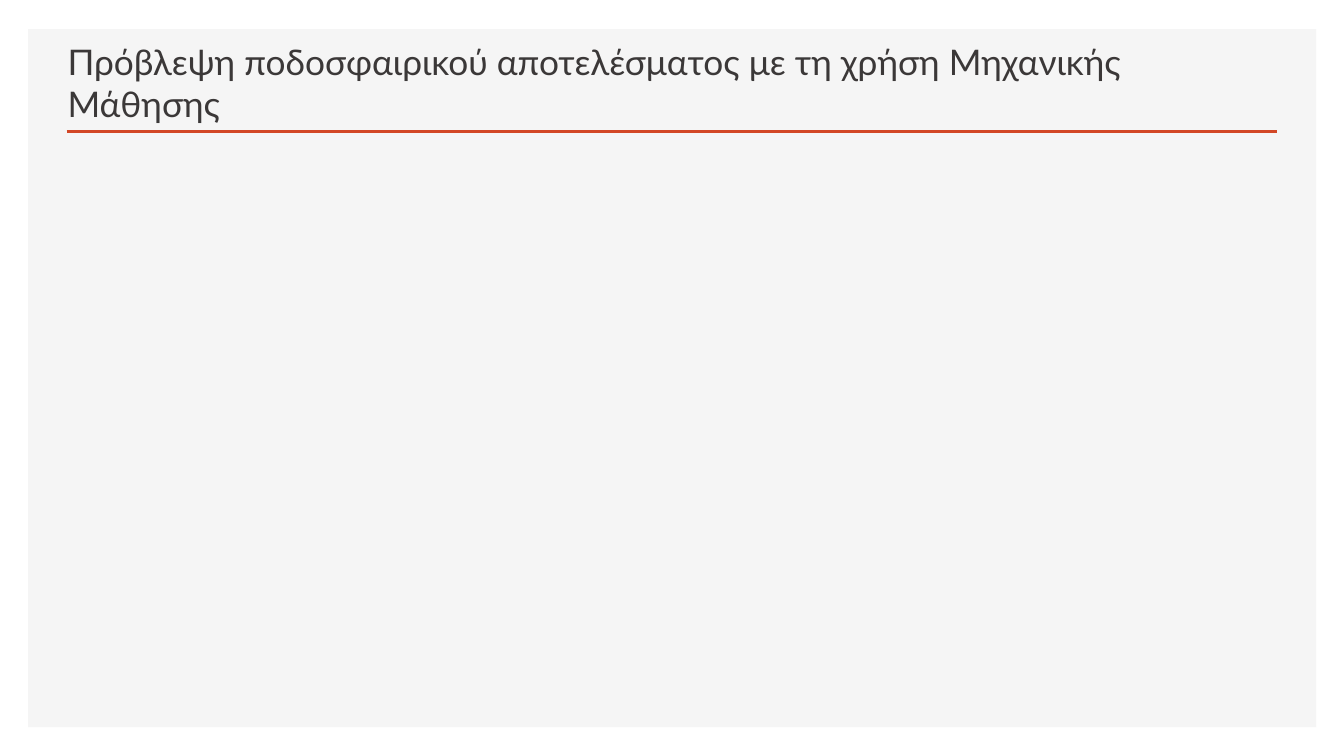
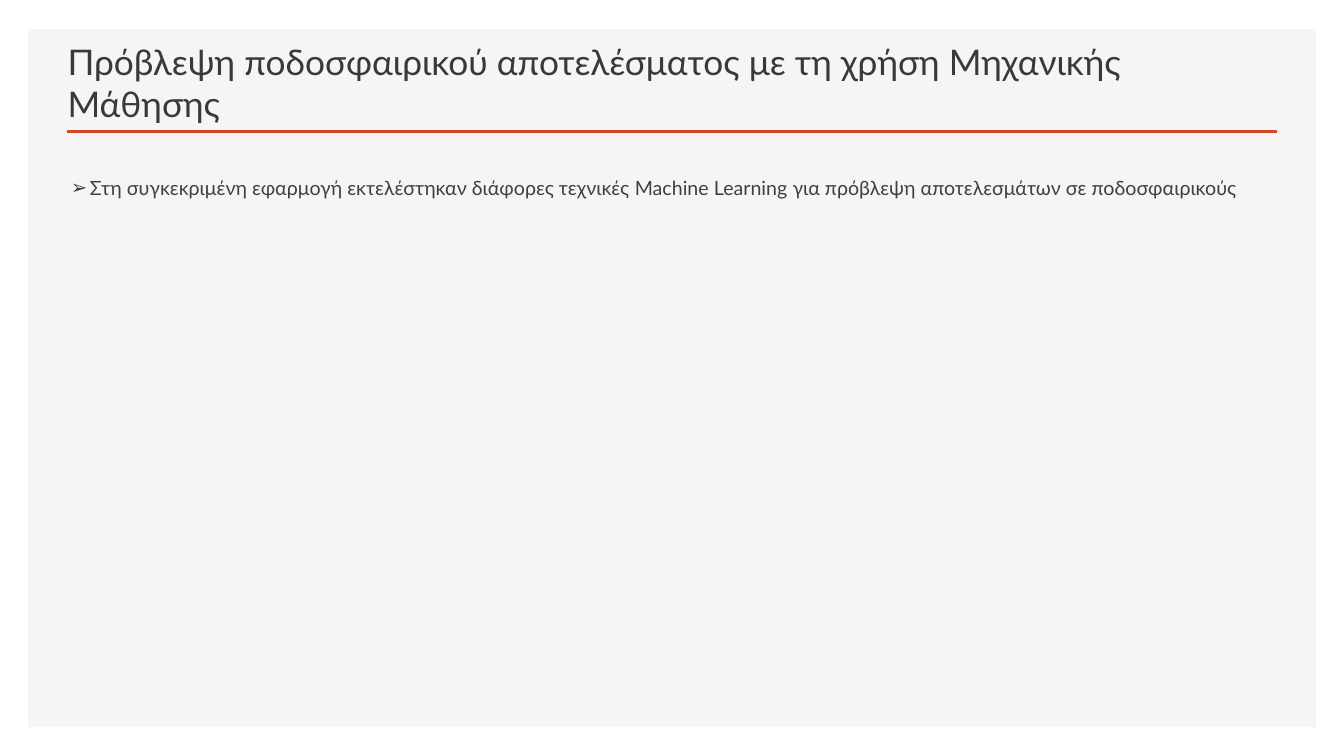
Before and after one commit to nikosbampis/Machine-Learning, a slide deck: slide 5 of machine-learning-12-13.pptx. Drawn at 1344x756 pixels with LibreOffice and Linux fonts; fonts in the diff are those of the drawing. Boxes give left, top, right and bottom in pixels: in the first picture for what was removed or moved away, otherwise in the second. Text is boxed around its words. In the diff, an @@ line names an element or a change of style, - is before the commit and + after.

Commit message:
Αλλαγές

```diff
--- a/machine-learning-12-13.pptx
+++ b/machine-learning-12-13.pptx
@@ text added at (x1=90, y1=180, x2=1237, y2=199), 14 pt, text #404040 @@
+➢ Στη συγκεκριμένη εφαρμογή εκτελέστηκαν διάφορες τεχνικές Machine Learning για πρόβλεψη αποτελεσμάτων σε ποδοσφαιρικούς
```
